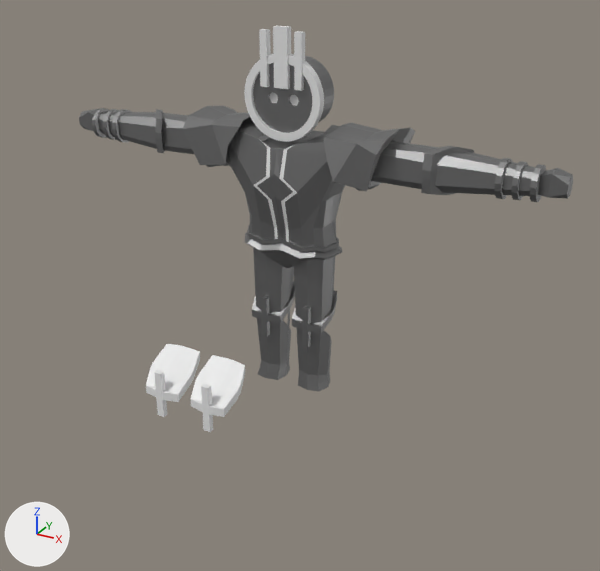
An edit to the FBX model Assets/Models/Actors/KOLOSS.fbx, drawn before and after from the same camera.
Rendered twice from a 50 mm lens placed at (4.35, -7.76, 5.12), pointed at (0.21, -0.24, 1.36). Lighting does not change. The marker at lower left points along +X, +Y and +Z. Where no turn or scale is listed for an object, it has been applied to the vertices. Vertices at the same position are counted once.

The older version as bpy lines, for what is in view:
```python
ob_arms = bpy.data.objects.new('Arms', me_cube_011)
ob_arms.location = (0.0, 0.0, 0.0)
ob_hands = bpy.data.objects.new('Hands', me_cube_016)
ob_hands.location = (0.0, 0.0, 0.0)
ob_hands.rotation_euler = (1.571, 0.0, 0.0)  # degrees (90, 0, 0)
ob_head = bpy.data.objects.new('Head', me_cylinder)
ob_head.location = (0.0, 0.0, 0.0)
ob_legs = bpy.data.objects.new('Legs', me_cube_015)
ob_legs.location = (0.0, 0.0, 0.0)
ob_skirt = bpy.data.objects.new('Skirt', me_cube_008)
ob_skirt.location = (0.0, 0.0, 0.0)
ob_torso = bpy.data.objects.new('Torso', me_cube_009)
ob_torso.location = (0.0, 0.0, 0.0)
# also in view: 'Face' at (0.0, -0.21, 3.56); 'Joint' at (0.0, -2.0, 0.88); 'Pauldrons' at (0.03, 0.04, 2.9)
```
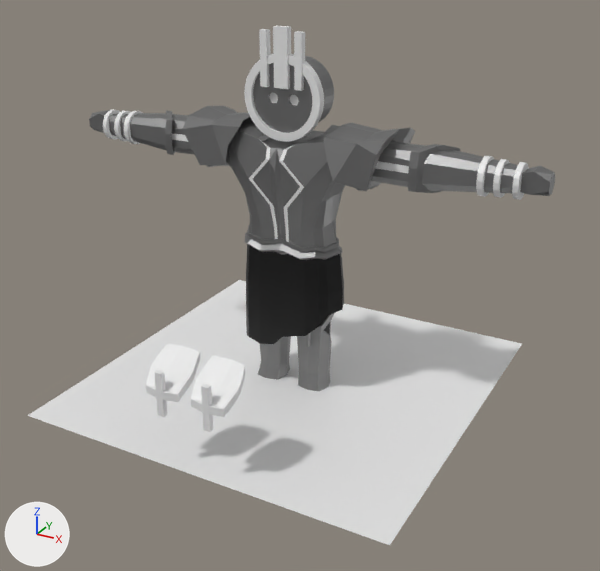
Where the newer file only moved an object's origin or applied its transform, the numbers keep the older frame.

Pixel boxes (x1, y1, x2, y2) of what changed, in the pictures (600 x 571 px; the box of a moved part takes in the faces that stretch with it):
'Floor', added
    after: (28, 280, 522, 545)
'Torso', reshaped
    both: (226, 118, 345, 260)
'Arms', reshaped (6% narrower)
    before: (98, 109, 535, 200)
    after: (109, 111, 518, 198)
'Skirt', surface changed
    both: (246, 244, 344, 344)
'Legs', surface changed
    both: (258, 313, 334, 391)
'Hands', reshaped, turned
    before: (79, 108, 573, 202)
    after: (89, 110, 555, 200)
part 1 of me_cube_016, moved or reshaped
    before: (538, 168, 573, 199)
    after: (520, 166, 555, 196)
part 2 of me_cube_016, moved or reshaped
    before: (530, 164, 546, 202)
    after: (512, 162, 529, 200)
part 3 of me_cube_016, moved or reshaped
    before: (79, 109, 98, 131)
    after: (89, 110, 110, 132)
part 4 of me_cube_016, moved or reshaped
    before: (92, 108, 109, 138)
    after: (103, 110, 120, 139)
part 5 of me_cube_009, moved or reshaped
    both: (229, 139, 274, 227)
part 6 of me_cube_009, moved or reshaped
    before: (266, 147, 287, 179)
    after: (266, 147, 287, 161)
part 7 of me_cube_009, moved or reshaped
    before: (268, 199, 289, 230)
    after: (270, 205, 289, 230)
part 8 of me_cube_009, moved or reshaped
    both: (279, 150, 331, 230)
part 9 of me_cube_011, moved or reshaped
    before: (421, 146, 474, 195)
    after: (408, 144, 460, 193)
part 10 of me_cube_011, moved or reshaped
    before: (511, 162, 528, 200)
    after: (493, 159, 510, 198)
part 11 of me_cube_011, moved or reshaped
    before: (494, 158, 512, 199)
    after: (476, 156, 494, 197)
part 12 of me_cube_011, moved or reshaped
    before: (155, 109, 165, 153)
    after: (165, 111, 175, 155)
part 13 of me_cube_011, moved or reshaped
    before: (103, 109, 119, 140)
    after: (114, 111, 131, 141)
part 14 of me_cube_011, moved or reshaped
    before: (112, 109, 132, 142)
    after: (124, 111, 142, 144)
part 15 of me_cube_011, moved or reshaped
    before: (371, 141, 535, 196)
    after: (371, 141, 518, 193)
part 16 of me_cube_011, moved or reshaped
    before: (98, 112, 194, 154)
    after: (109, 113, 195, 155)

The change, as a list of edits to the scene's bpy script:
```text
Change mat_cloth:
    mat_cloth.alpha: 0.0 -> 1.0
Change me_cube_009:
    where me_cube_009.from_pydata(...)  # 820 vertices, 894 faces; spans x -0.83..0.83, y -0.42..0.31, z 1.49..3.12
    me_cube_009 part 5: all 2 vertices in x -0.27..-0.22, y -0.41, z 2.5 are moved by (-0.07, 0.02, 0.06)
    me_cube_009 part 6: all 4 vertices in x -0.11..0.11, y -0.41, z 2.62 are moved by (0.0, 0.0, 0.19)
    me_cube_009 part 7: all 4 vertices in x -0.11..0.11, y -0.38, z 2.36 are moved by (0.0, 0.05, -0.08)
    me_cube_009 part 8: all 2 vertices in x 0.22..0.27, y -0.41, z 2.5 are moved by (0.07, 0.02, 0.06)
Change me_cube_016:
    where me_cube_016.from_pydata(...)  # 112 vertices, 80 faces; spans x -2.95..2.95, y 2.66..3.02, z -0.16..0.2
    used by ob_hands; location = (0.0, 0.0, 0.0); rotation_euler = (1.571, 0.0, 0.0), in degrees (90, 0, 0)
    me_cube_016 part 1: the loose piece of 24 vertices spanning x 2.58..2.95, y 2.74..2.98, z -0.1..0.12 is turned -90 degrees about the x axis through its middle, then moved by (-0.17, -2.85, -2.87)
    me_cube_016 part 2: the loose piece of 32 vertices spanning x 2.63..2.68, y 2.66..3.02, z -0.16..0.2 is turned -90 degrees about the x axis through its middle, then moved by (-0.17, -2.82, -2.86)
    me_cube_016 part 3: the loose piece of 24 vertices spanning x -2.95..-2.58, y 2.74..2.98, z -0.1..0.12 is turned -90 degrees about the x axis through its middle, then moved by (0.17, -2.85, -2.87)
    me_cube_016 part 4: the loose piece of 32 vertices spanning x -2.68..-2.63, y 2.66..3.02, z -0.16..0.2 is turned -90 degrees about the x axis through its middle, then moved by (0.17, -2.82, -2.86)
Change me_cube_011:
    remove me_cube_011.from_pydata(...)  # 1224 vertices, 1232 faces; spans x -2.68..2.68, y -0.26..0.2, z 2.61..3.09
    add me_cube_011.from_pydata(...)  # 1248 vertices, 1248 faces; spans x -2.49..2.49, y -0.26..0.2, z 2.61..3.09
    me_cube_011 part 9: the loose piece of 36 vertices spanning x 1.59..2.16, y -0.26..0.19, z 2.61..3.09 is moved by (-0.14, 0.0, 0.0)
    me_cube_011 part 10: the loose piece of 32 vertices spanning x 2.46..2.51, y -0.2..0.17, z 2.66..3.03 is moved by (-0.18, 0.0, 0.0), in mat_glow (white #e7e7e7)
    me_cube_011 part 11: the loose piece of 32 vertices spanning x 2.3..2.36, y -0.21..0.18, z 2.64..3.04 is moved by (-0.18, 0.0, 0.0), in mat_glow (white #e7e7e7)
    me_cube_011 part 12: the loose piece of 36 vertices spanning x -2.16..-1.59, y -0.26..0.19, z 2.61..3.09 is moved by (0.14, 0.0, 0.0)
    me_cube_011 part 13: the loose piece of 32 vertices spanning x -2.51..-2.46, y -0.2..0.17, z 2.66..3.03 is moved by (0.18, 0.0, 0.0), in mat_glow (white #e7e7e7)
    me_cube_011 part 14: the loose piece of 32 vertices spanning x -2.36..-2.3, y -0.21..0.18, z 2.64..3.04 is moved by (0.18, 0.0, 0.0), in mat_glow (white #e7e7e7)
    me_cube_011 part 15: 20 vertices moved from x 1.65..2.68, y -0.21..0.15, z 2.63..3.05 to x 1.51..2.49, y -0.21..0.15, z 2.63..3.05; 12 vertices added at x 0.95..2.49, y -0.25..0.2, z 2.79..2.91
    me_cube_011 part 16: 20 vertices moved from x -2.68..-1.65, y -0.21..0.15, z 2.63..3.05 to x -2.49..-1.51, y -0.21..0.15, z 2.63..3.05; 12 vertices added at x -2.49..-0.95, y -0.25..0.2, z 2.79..2.91
    add me_cube_011.materials.append(mat_glow)  # white #e7e7e7
Add me_plane:
    me_plane.from_pydata([(-2.21, -2.21, 0.0), (2.21, -2.21, 0.0), (-2.21, 2.21, 0.0), (2.21, 2.21, 0.0)], [], [(0, 1, 3, 2)])
    me_plane.materials.append(mat_glow)  # white #e7e7e7
Change ob_hands:
    ob_hands.rotation_euler: (1.571, 0.0, 0.0) -> (3.142, 0.0, 0.0)  # degrees (90, 0, 0) -> degrees (180, 0, 0)
Add ob_floor:
    ob_floor = bpy.data.objects.new('Floor', me_plane)
    ob_floor.location = (0.0, 0.0, 0.0)
```
